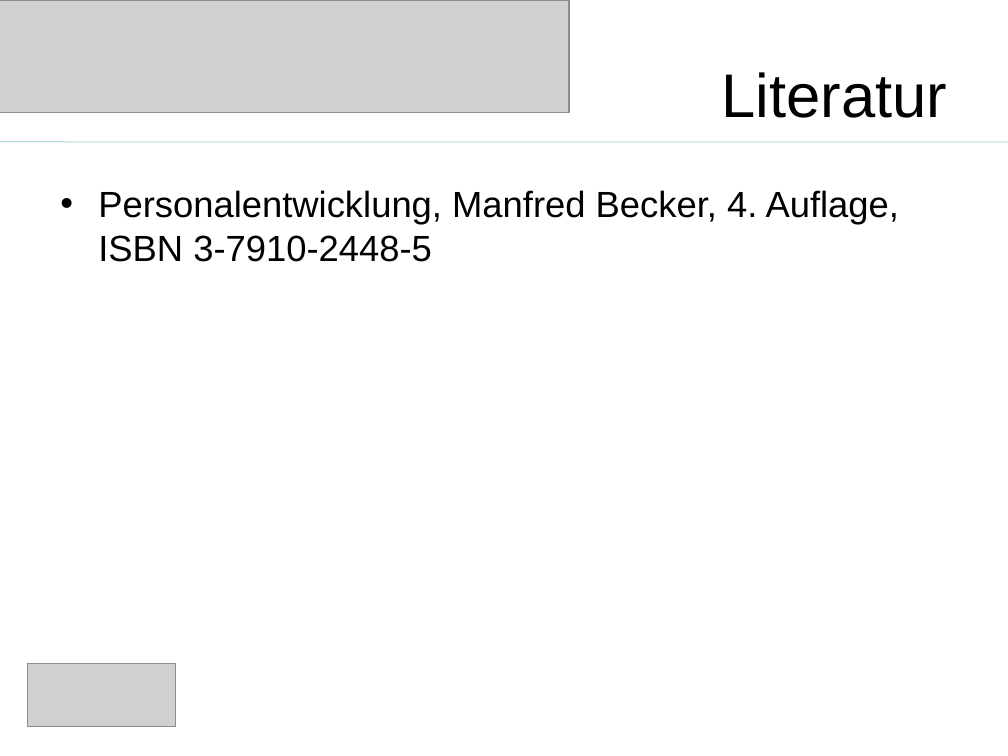
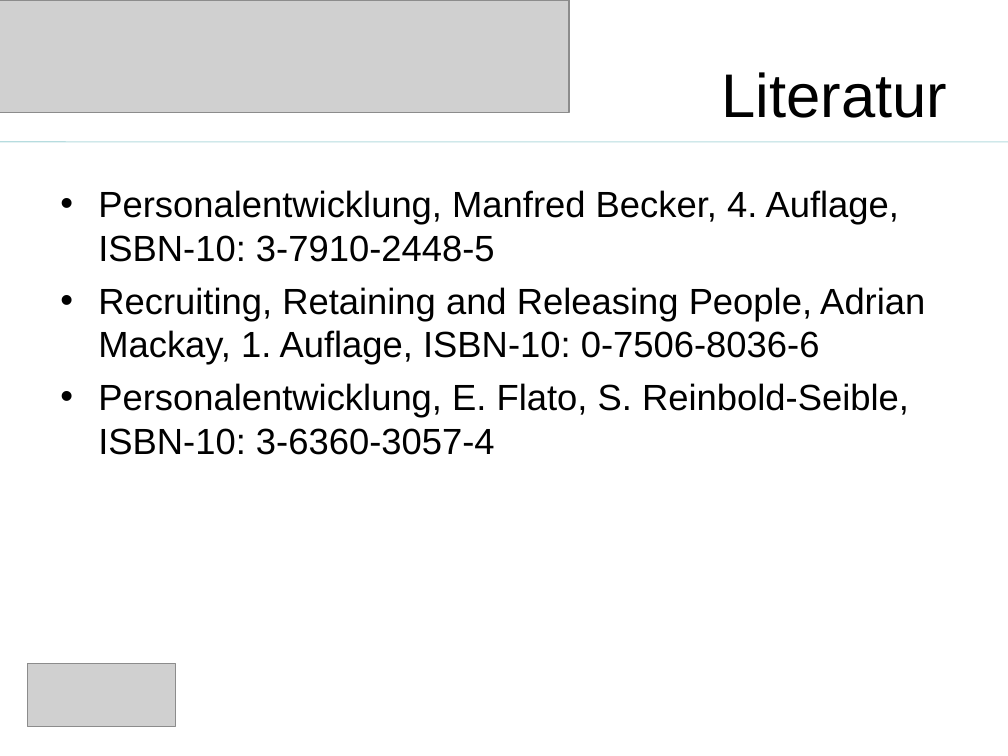
Before and after one commit to saw303/masterstudy, a slide deck: slide 15 of disposition/Präsentation.ppt. Drawn at 1008x756 pixels with LibreOffice and Linux fonts; fonts in the diff are those of the drawing; grey boxes stand for pictures. Boxes give left, top, right and bottom in pixels: in the first picture for what was removed or moved away, otherwise in the second. Text is boxed around its words. In the diff, an @@ line names an element or a change of style, - is before the commit and + after.

Commit message:
Literaturverzeichnis aktualisiert

```diff
--- a/disposition/Präsentation.ppt
+++ b/disposition/Präsentation.ppt
@@ text at [98,190,925,455]: text changed @@
-• Personalentwicklung, Manfred Becker, 4. Auflage, ISBN 3-7910-2448-5
+• Personalentwicklung, Manfred Becker, 4. Auflage, ISBN-10: 3-7910-2448-5
+• Recruiting, Retaining and Releasing People, Adrian Mackay, 1. Auflage, ISBN-10: 0-7506-8036-6
+• Personalentwicklung, E. Flato, S. Reinbold-Seible, ISBN-10: 3-6360-3057-4
```
